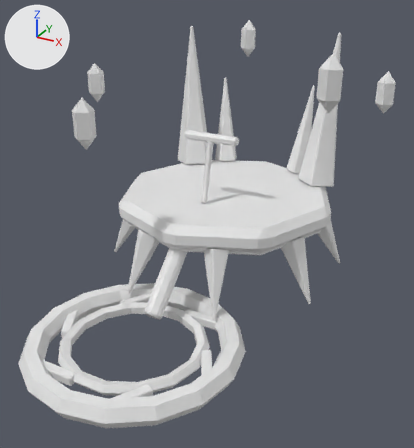
The FBX model art/tools/out/void.fbx: old version first, new version second.
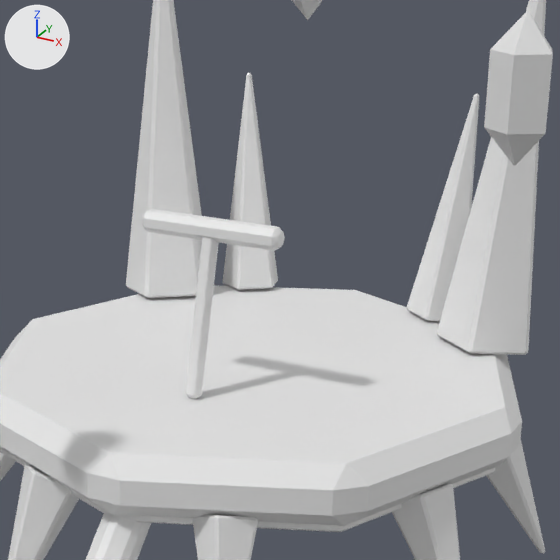
Each version appears first whole from a 50 mm camera at (5.34, -11.18, 6.54) aimed at (0.22, -1.87, 1.89), and next in a close-up on the part from 31% to 84% of the width and 11% to 59% of the height. Arrows for +X, +Y and +Z are at upper left; the lights stay in place. The older version's two pictures come first.

Objects in the first close-up: 'Accent', 'Crystal', 'Crystal#Orbit', 'Dark', 'Glow', 'SteeringWheel'.
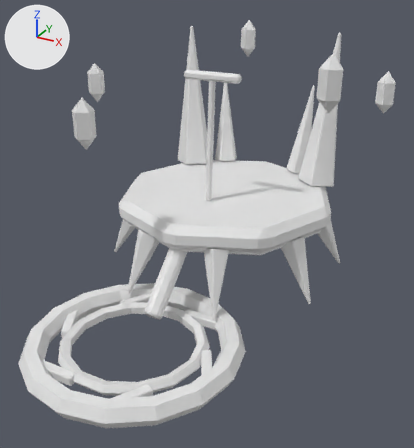
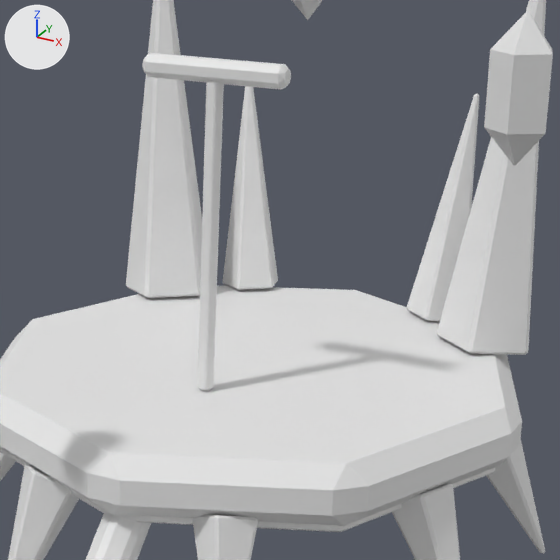
Boxes [x1, y1, x2, y2] around the edits, measured in the close-ups (560 x 560 px):
'SteeringWheel', reshaped (12% shorter): before [141, 209, 285, 251]; after [142, 53, 291, 90]
'Dark', reshaped (18% narrower, 91% taller): before [186, 237, 219, 399]; after [197, 81, 224, 391]
part 2 of me_steeringwheel, deleted: before [141, 209, 285, 251]
part 3 of me_steeringwheel, added: after [142, 53, 291, 90]

The change, as a diff of the scene's bpy script:
```diff
--- a/art/tools/out/void.fbx.py
+++ b/art/tools/out/void.fbx.py
@@ me_dark @@
 # used by ob_dark; location = (0.0, 0.0, 0.0)
-me_dark.from_pydata(...)  # 36 vertices, 38 faces; spans x -0.069..0.069, y -1.655..-1.245, z 2.19..3.51
+me_dark.from_pydata(...)  # 36 vertices, 38 faces; spans x -0.069..0.069, y -1.462..-1.188, z 2.197..4.653
+# me_dark part 1: 36 of 36 vertices moved; they spanned x -0.069..0.069, y -1.655..-1.245, z 2.19..3.51 and now span x -0.069..0.069, y -1.462..-1.188, z 2.197..4.653; mean shift (0.0, 0.125, 0.575)
@@ me_steeringwheel @@
 # used by ob_steeringwheel; location = (0.0, 0.0, 0.0)
-me_steeringwheel.from_pydata(...)  # 32 vertices, 42 faces; spans x -0.6..0.6, y -1.385..-1.215, z 3.415..3.585
+me_steeringwheel.from_pydata(...)  # 32 vertices, 42 faces; spans x -0.6..0.6, y -1.335..-1.165, z 4.615..4.785
+# me_steeringwheel part 2: the whole mesh is rebuilt
+# me_steeringwheel part 3
+# 24 vertices are added at x -0.6..0.6, y -1.335..-1.165, z 4.615..4.785
+# 8 new vertices lie (1.124, 0.0, 0.0) away from vertices in x -0.562, y -1.335..-1.165, z 4.615..4.785
+# 42 new faces join them
```
